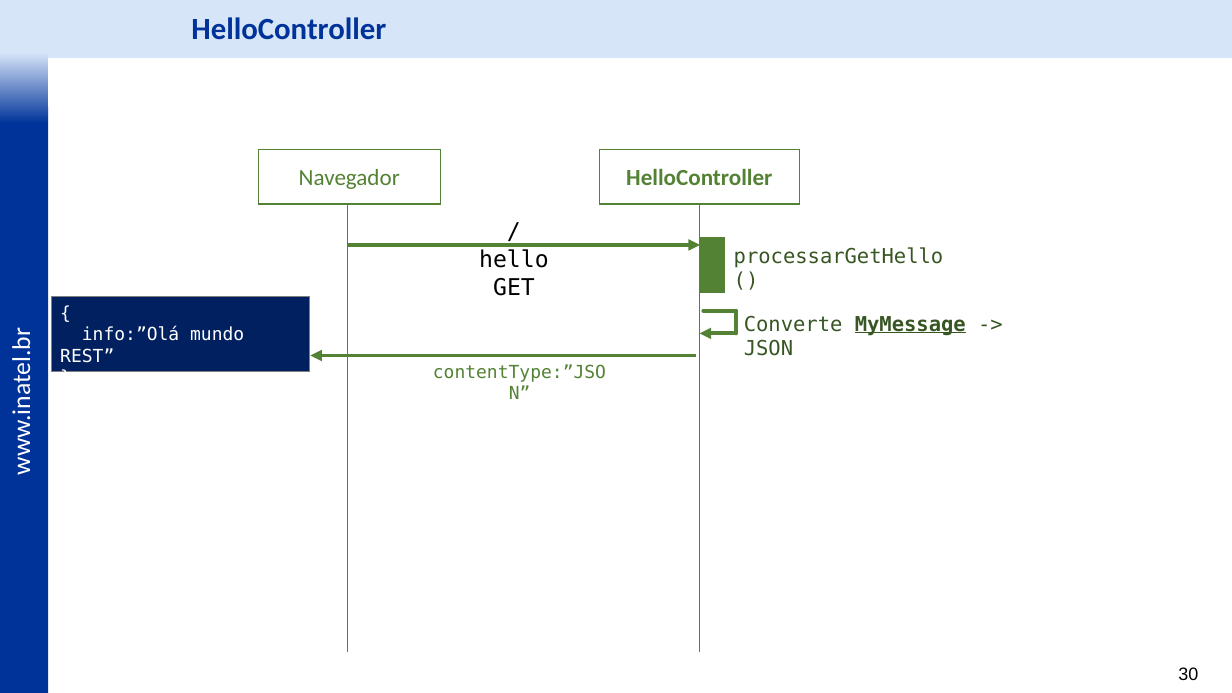
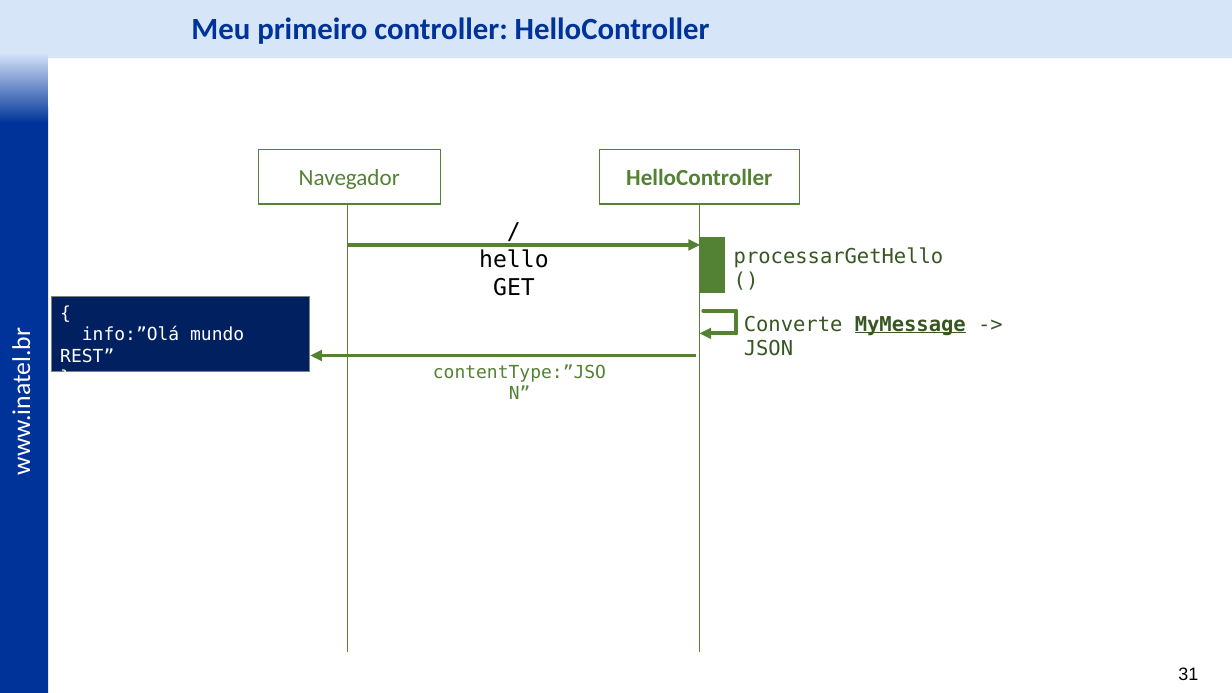
Before and after one commit to vitor-figueiredo/MyRestAPI, a slide deck: slide 31 of docs/Laboratório - REST - v2.pptx (slide 30 before the commit). Drawn at 1232x693 pixels with LibreOffice and Linux fonts; fonts in the diff are those of the drawing; background and template pictures are left out. Boxes give left, top, right and bottom in pixels: in the first picture for what was removed or moved away, otherwise in the second. Text is boxed around its words. In the diff, an @@ line names an element or a change of style, - is before the commit and + after.

```diff
--- a/docs/Laboratório - REST - v2.pptx
+++ b/docs/Laboratório - REST - v2.pptx
@@ text at bbox=[191, 17, 710, 44]: text changed @@
-HelloController
+Meu primeiro controller: HelloController
@@ page number at bbox=[1178, 667, 1198, 680]: text changed @@
-30
+31
```
Also in this commit, not shown: 15 other slides changed, 30 slides added, 8 slides removed, 12 other files.
